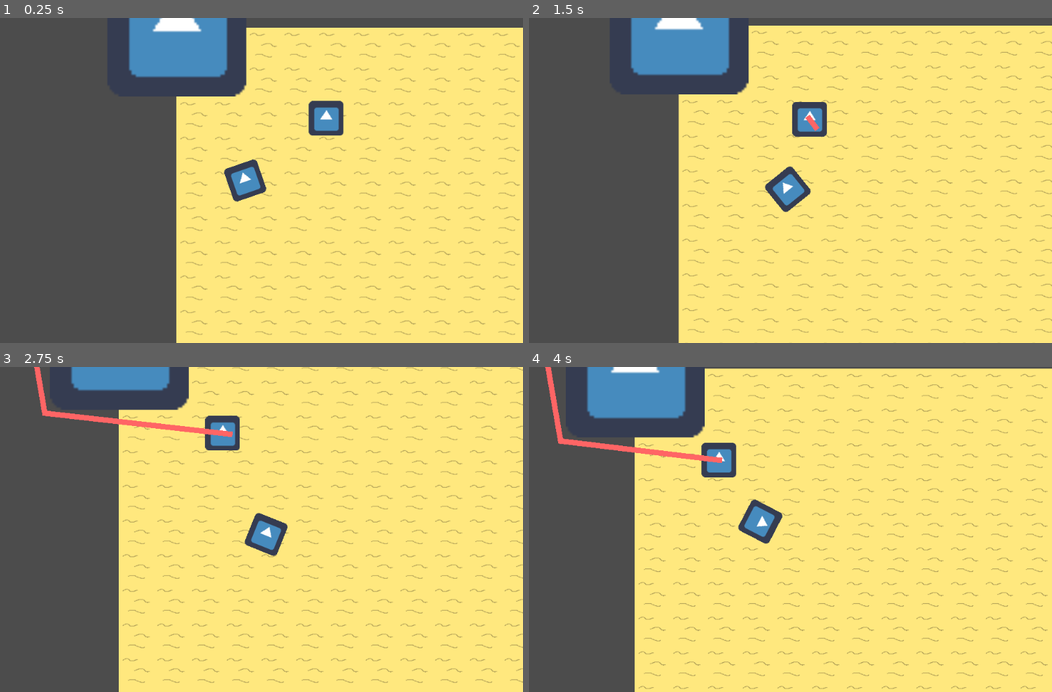
Above: before the commit, frames 1-4 (two rows, left to right).
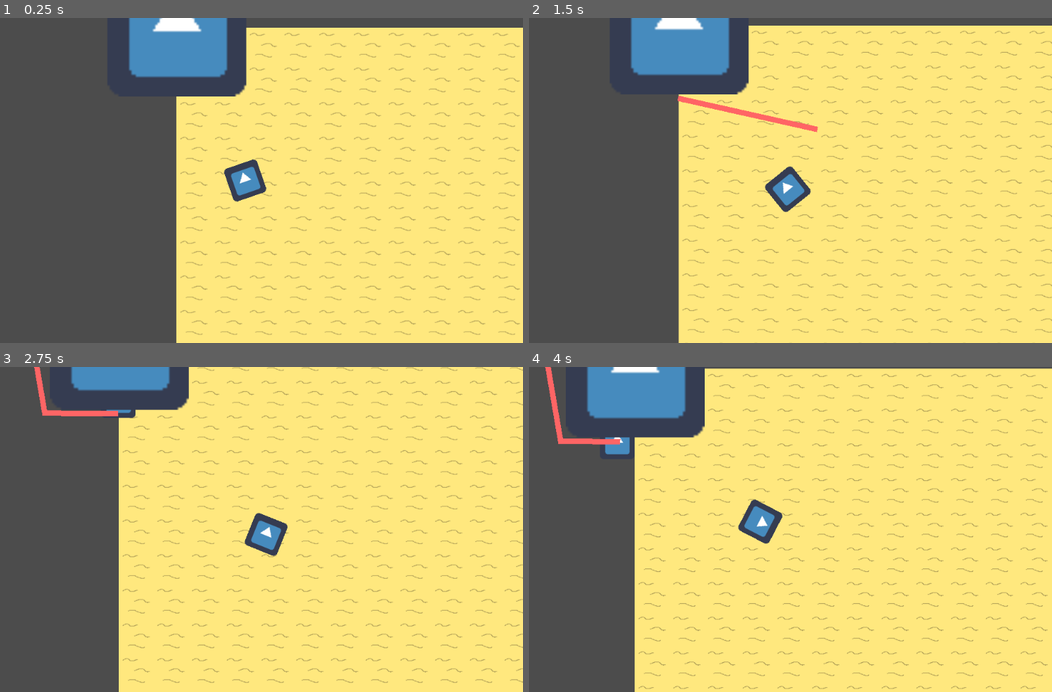
Above: after the commit, the same moments.

Repository: JortvD/ld49
Game: Godot game, scene res://scenes/MainScene.tscn
The game is run twice, just before and just after one commit, with the same random seed, the same clock (stepped at 60 frames per second) and the same inputs. The engine's default icon, where the game draws it, is replaced by a stand-in: a white triangle on a blue panel in a dark square.
Inputs (mouse positions are in pixels of both pictures, inside the frame that each line leads up to):
- Up to frame 1 (0.25 s): no input
- Up to frame 2 (1.5 s): tap Enter (ui_accept) at 0.5, 0.77 s; move the mouse to (895, 164) at 0.52 s; hold Right (ui_right) 0.53-1.28 s; hold 1 (ui_1) 0.53-1.28 s; tap 2 (ui_2) at 0.8, 1.35 s; move the mouse to (664, 196) at 1.27 s; hold Down (ui_down) from 1.28 s (still down)
- Up to frame 3 (2.75 s): tap Enter (ui_accept) at 1.52 s; tap 1 (ui_1) at 1.55 s; move the mouse to (303, 458) at 2.02 s; release Down (ui_down) at 2.03 s; hold Right (ui_right) from 2.03 s (still down); hold 1 (ui_1) from 2.03 s (still down); tap 2 (ui_2) at 2.3 s
- Up to frame 4 (4 s): move the mouse to (748, 594) at 2.77 s; release Right (ui_right) at 2.78 s; release 1 (ui_1) at 2.78 s; hold Up (ui_up) 2.78-3.53 s; tap 2 (ui_2) at 2.85, 3.8 s; tap Enter (ui_accept) at 3.02, 3.77 s; tap 1 (ui_1) at 3.05 s; move the mouse to (942, 578) at 3.52 s; hold Left (ui_left) from 3.53 s (still down); hold 1 (ui_1) from 3.53 s (still down)

The runs differ from the first frame. In frame 1, 0.7% of the frame differs, in the area x 58-66%, y 25-37%; in frame 2, 1.1%; in frame 3, 1.4%, in the area x 8-46%, y 13-26%; in frame 4, 1.4%.

Commit message:
Fixed pathfinding

Diff:
--- a/building/Building.gd
+++ b/building/Building.gd
@@ -13,5 +13,8 @@
 
 
 func _on_Area2D_body_entered(body):
-	if body.name == "Player":
-		print("test")
+	if (body.name == "Player"):
+		get_node("../../Player").position = Vector2(-600,-600)
+	if (body.name == "NPC"):
+		get_node("../../NPC").position = Vector2(256,192)
+		print("Test")
--- a/npc/NPC.gd
+++ /dev/null
@@ -1,3 +0,0 @@
-enum QuestStatus { NOT_STARTED, STARTED, COMPLETED }
-var quest_status = QuestStatus.NOT_STARTED
-var dialogue_state = 0
--- a/npc/NPC.tscn
+++ b/npc/NPC.tscn
@@ -1,15 +1,15 @@
 [gd_scene load_steps=4 format=2]
 
 [ext_resource path="res://icon.png" type="Texture" id=1]
-[ext_resource path="res://npc/NPC.gd" type="Script" id=2]
+[ext_resource path="res://npc/SpriteNPC.gd" type="Script" id=3]
 
 [sub_resource type="RectangleShape2D" id=1]
 
-[node name="NPC" type="StaticBody2D"]
-script = ExtResource( 2 )
+[node name="NPC" type="KinematicBody2D"]
 
 [node name="Sprite" type="Sprite" parent="."]
 texture = ExtResource( 1 )
+script = ExtResource( 3 )
 
 [node name="CollisionShape2D" type="CollisionShape2D" parent="."]
 scale = Vector2( 3, 3 )
--- /dev/null
+++ b/npc/SpriteNPC.gd
@@ -0,0 +1,21 @@
+extends Sprite
+
+var speed = 50
+var path : = PoolVector2Array()
+
+func _process(delta):
+	# Calculate the movement distance for this frame
+	var distance_to_walk = speed * delta
+
+	# Move the player along the path until he has run out of movement or the path ends.
+	while distance_to_walk > 0 and path.size() > 0:
+		var distance_to_next_point = position.distance_to(path[0])
+		if distance_to_walk <= distance_to_next_point:
+			# The player does not have enough movement left to get to the next point.
+			position += position.direction_to(path[0]) * distance_to_walk
+		else:
+			# The player get to the next point
+			position = path[0]
+			path.remove(0)
+		# Update the distance to walk
+		distance_to_walk -= distance_to_next_point
--- a/scenes/MainScene.gd
+++ b/scenes/MainScene.gd
@@ -3,10 +3,10 @@
 # this handles all the pathfinding for all entities. first if statements explains all components
 func _unhandled_input(event):
 		if Input.is_action_pressed("ui_1"):		#requirement for going to the position
-			var path = $Navigation2D.get_simple_path($NPC.position, Vector2(-192,-192)) # position it will go to
+			var path = $Navigation2D.get_simple_path($NPC/Sprite.position, Vector2(-192,-192)) # position it will go to
 			$Line2D.points = path	#TESTING PURPOSES creates line showing its path
-			$NPC.path = path		#creates the path for the entity
+			$NPC/Sprite.path = path		#creates the path for the entity
 		if Input.is_action_pressed("ui_2"):
-			var path = $Navigation2D.get_simple_path($NPC.position, Vector2(256,192))
+			var path = $Navigation2D.get_simple_path($NPC/Sprite.position, Vector2(256,192))
 			$Line2D.points = path
-			$NPC.path = path
+			$NPC/Sprite.path = path
--- a/scenes/MainScene.tscn
+++ b/scenes/MainScene.tscn
@@ -2,7 +2,7 @@
 
 [ext_resource path="res://world/World.tscn" type="PackedScene" id=1]
 [ext_resource path="res://Player/Player.tscn" type="PackedScene" id=2]
-[ext_resource path="res://scenes/NPC.gd" type="Script" id=3]
+[ext_resource path="res://npc/NPC.tscn" type="PackedScene" id=3]
 [ext_resource path="res://scenes/MainScene.gd" type="Script" id=4]
 [ext_resource path="res://icon.png" type="Texture" id=5]
 [ext_resource path="res://building/Building.tscn" type="PackedScene" id=6]
@@ -20,10 +20,7 @@
 [node name="Player" parent="." instance=ExtResource( 2 )]
 position = Vector2( 126.504, 282.362 )
 
-[node name="NPC" type="Sprite" parent="."]
-position = Vector2( 275.896, 167.678 )
-texture = ExtResource( 5 )
-script = ExtResource( 3 )
+[node name="NPC" parent="." instance=ExtResource( 3 )]
 
 [node name="Navigation2D" type="Navigation2D" parent="."]
 
